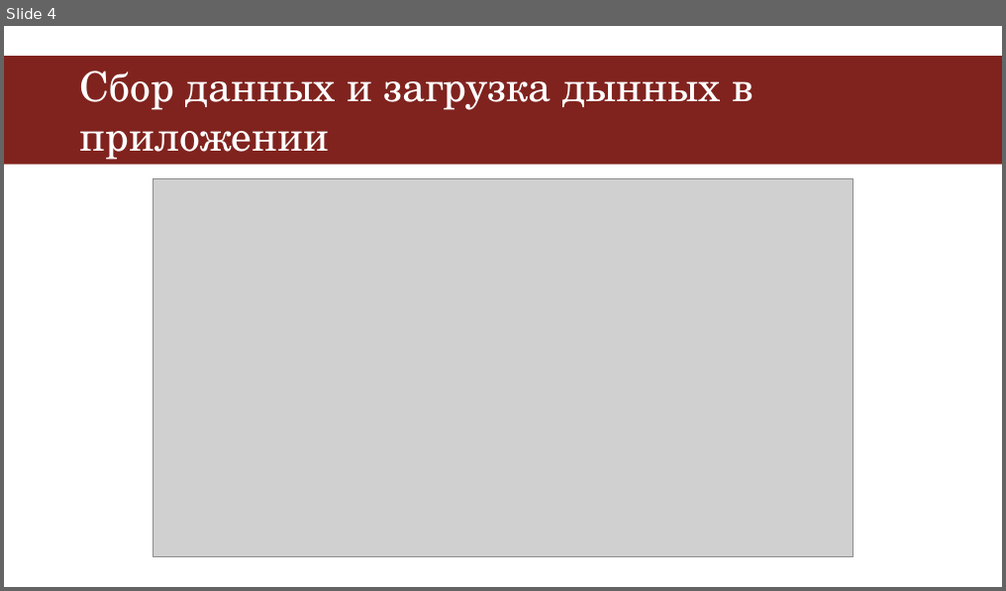
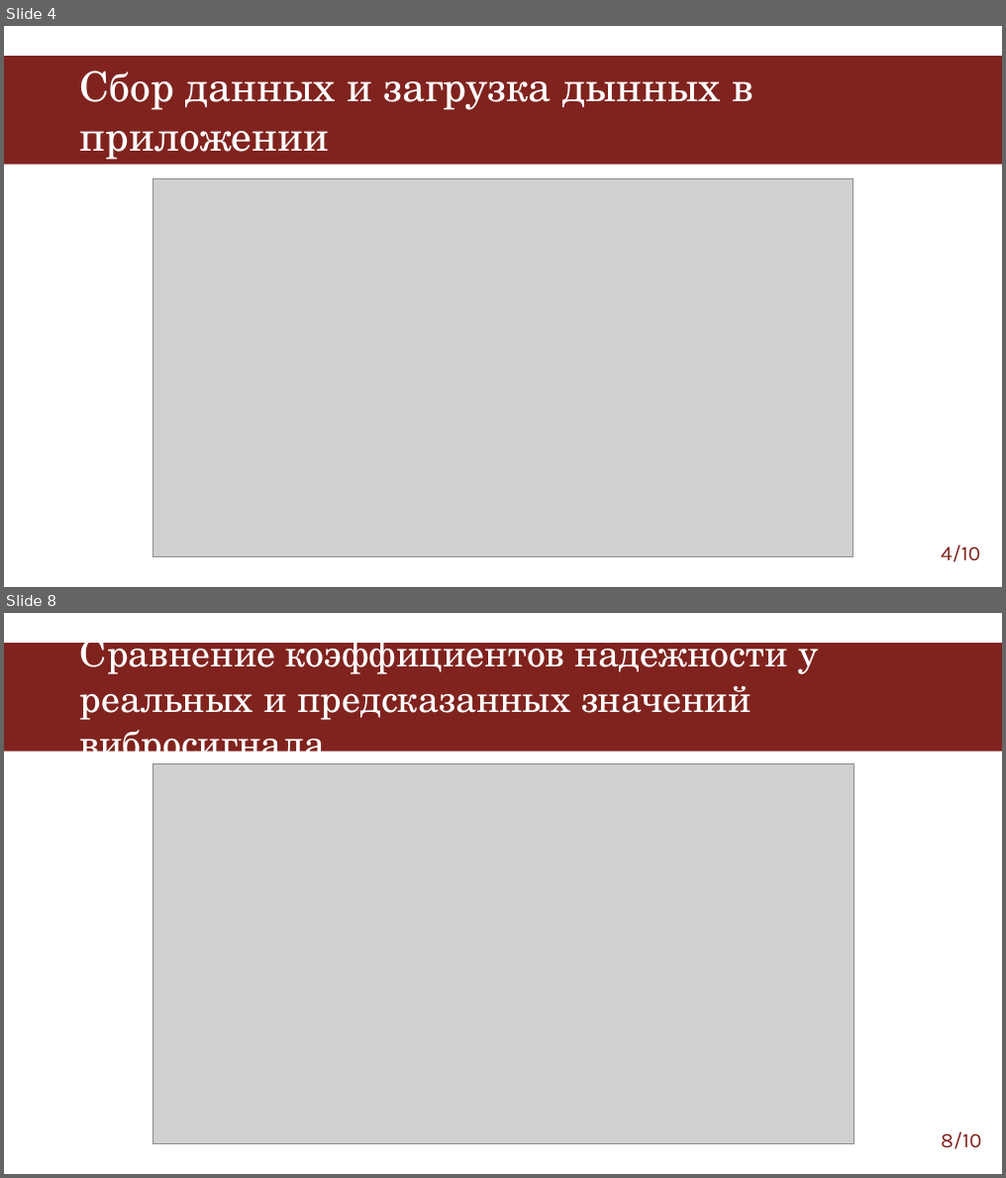
Before and after one commit to EclipsePLZ/Vibration_Analysis, a slide deck: Защита НИР/Защита_НИР(Павлов).pptx. Shown one above the other, each under a label of ours: slide 4 before the commit, slides 4 and 8 after it; the slides between them are not shown. The pictures are 1006x591 and 1006x1178 pixels, drawn with LibreOffice and Linux fonts; fonts in the diff are those of the drawing; grey boxes stand for pictures. Boxes give left, top, right and bottom in pixels: in the first picture for what was removed or moved away, otherwise in the second. Text is boxed around its words. In the diff, an @@ line names an element or a change of style, - is before the commit and + after.

```diff
--- a/Защита НИР/Защита_НИР(Павлов).pptx
+++ b/Защита НИР/Защита_НИР(Павлов).pptx
@@ slide 8 added at <box>4,613,1002,1174</box>, background #FFFFFF; not listed: 1 template element that a slide beside it also shows @@
@@ title added at <box>80,631,818,767</box>, 36 pt, text #FFFFFF @@
+Сравнение коэффициентов надежности у реальных и предсказанных значений вибросигнала
@@ picture added at <box>152,764,853,1145</box> @@
@@ page number added at <box>941,1132,981,1150</box>, 20 pt, text #80231E @@
+8/10
@@ slide 4 changed as well @@
@@ page number added at <box>941,545,980,563</box>, 20 pt, text #80231E @@
+4/10
```
Also in this commit, not shown: 3 other slides changed, 5 other slides added, 1 slide removed, 4 other files.
